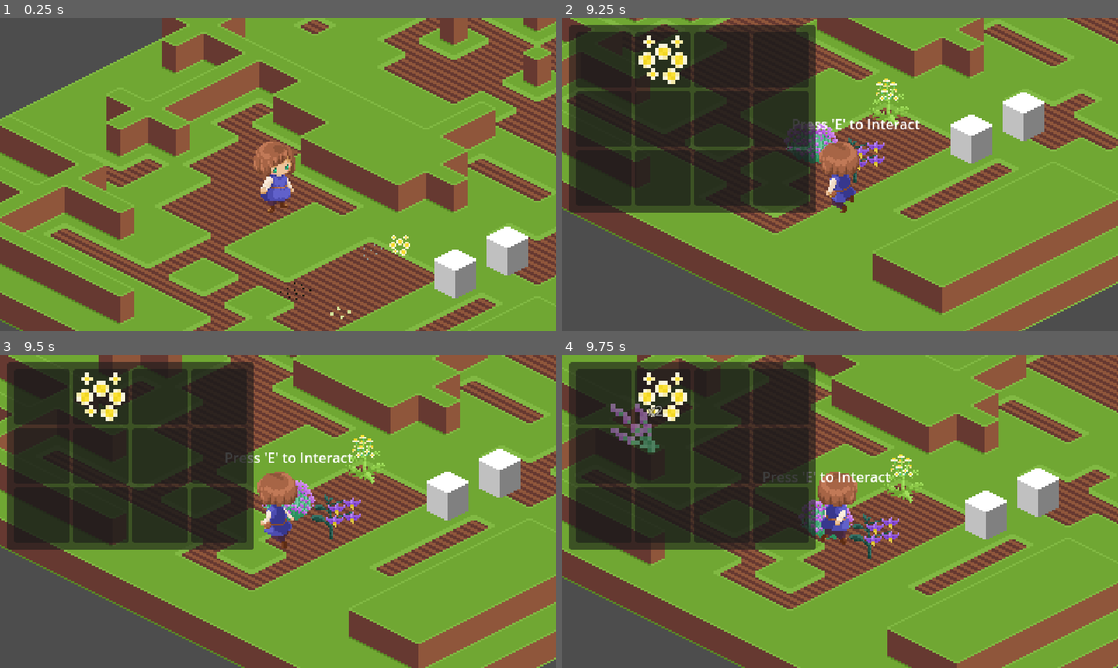
Above: before the commit, frames 1-4 (two rows, left to right).
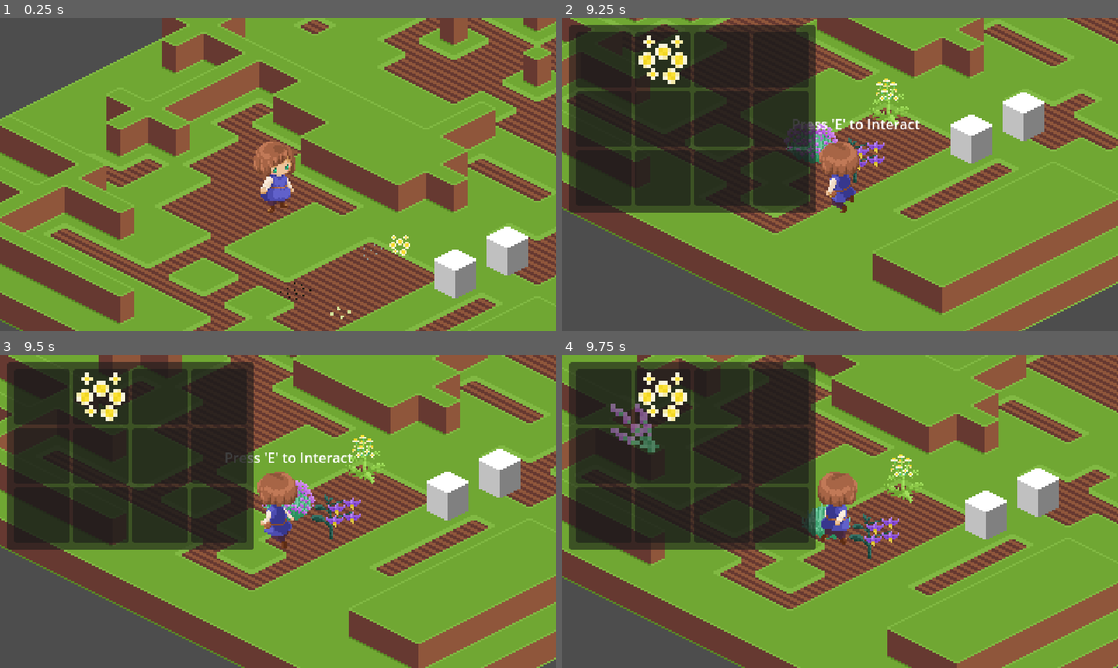
Above: after the commit, the same moments.

Repository: ForrestGD/Isometric_Tile_Project
Game: Godot game, scene res://scenes/main/main.tscn
Same seed, same stepped clock (60 frames per second), same inputs: the game is played once before the commit and once after it. This scene is started directly instead of the project's main scene.
Inputs (mouse positions are in pixels of both pictures, inside the frame that each line leads up to):
- Up to frame 1 (0.25 s): no input
- Up to frame 2 (9.25 s): tap Enter at 0.5 s; move the mouse to (1067, 277) at 0.52 s; hold Right (ui_right) 0.53-1.28 s; hold E (interact) 0.53-1.28 s; click (1067, 277) at 0.67 s; move the mouse to (906, 246) at 1.27 s; hold Down (ui_down) 1.28-2.03 s; tap E (interact) every 1.5 s from 1.35 to 8.85 s; click (906, 246) at 1.42 s; move the mouse to (928, 149) at 2.02 s; hold Right (ui_right) 2.03-2.78 s; hold E (interact) 2.03-2.78 s; click (928, 149) at 2.17 s; move the mouse to (745, 133) at 2.77 s; hold Up (ui_up) 2.78-3.53 s; click (745, 133) at 2.92 s; move the mouse to (673, 215) at 3.52 s; hold E (interact) 3.53-4.28 s; hold Left (ui_left) 3.53-5.03 s; click (673, 215) at 3.67 s; tap I (toggle_inventory) at 4.15 s; move the mouse to (606, 58) at 4.27 s; click (606, 58) at 4.42 s; hold Down (ui_down) 5.03-5.78 s; hold E (interact) 5.03-5.78 s; click (606, 58) at 5.17 s; hold Right (ui_right) 5.78-6.53 s; click (606, 58) at 5.92 s; move the mouse to (662, 58) at 6.52 s; hold Up (ui_up) 6.53-7.28 s; hold E (interact) 6.53-7.28 s; click (662, 58) at 6.67 s; move the mouse to (606, 58) at 7.27 s; hold Right (ui_right) 7.28-8.03 s; click (606, 58) at 7.42 s; move the mouse to (662, 58) at 8.02 s; hold Down (ui_down) 8.03-8.78 s; hold E (interact) 8.03-8.78 s; click (662, 58) at 8.17 s; hold Left (ui_left) from 8.78 s (still down); click (662, 58) at 8.92 s
- Up to frame 3 (9.5 s): keep holding Left (ui_left)
- Up to frame 4 (9.75 s): tap E (interact) at 9.5 s; move the mouse to (606, 395) at 9.52 s; release Left (ui_left) at 9.53 s; hold Up (ui_up) from 9.53 s (still down); hold E (interact) from 9.53 s (still down); click (606, 395) at 9.67 s

Frames 1-3 are identical in both runs. In frame 4, 0.5% of the frame differs, in the area x 15-60%, y 16-57%.

Commit message:
Added transition conditions to plant system

Diff:
--- a/objects/inventory/inventory_data.gd
+++ b/objects/inventory/inventory_data.gd
@@ -45,7 +45,7 @@
 		if socket_data[index] and socket_data[index].can_merge_with_other(data):
 			socket_data[index].merge_with_other(data)
 			inventory_updated.emit(self)
-			print("there are now {0} items in the stack".format([socket_data[index].quantity]))
+			# print("there are now {0} items in the stack".format([socket_data[index].quantity]))
 			return true
 	for index in socket_data.size():
 		if not socket_data[index]:
--- a/objects/inventory/socket_data.gd
+++ b/objects/inventory/socket_data.gd
@@ -15,7 +15,7 @@
         and quantity + other_socket_data.quantity <= item.maximum_quantity
 
 func merge_with_other(other_socket_data: SocketData) -> void:
-    print("{0} items in this stack, {1} items in other stack, total of {2} items}".format([quantity, other_socket_data.quantity, quantity + other_socket_data.quantity]))
+    # print("{0} items in this stack, {1} items in other stack, total of {2} items}".format([quantity, other_socket_data.quantity, quantity + other_socket_data.quantity]))
     quantity += other_socket_data.quantity
 
 func create_single_socket_data() -> SocketData:
--- a/objects/plants/plant.gd
+++ b/objects/plants/plant.gd
@@ -8,10 +8,13 @@
 
 var current_stage_index: int = 0
 var current_age: float = 0.0
+var interacted: bool = false
 static var group_name: String = "plant_group"
 
 func update_plant() -> void:
 	interactable.enabled = plant_data.stage_list[current_stage_index].interactable
+	if interacted:
+		interacted = false
 	sprite.region_rect = Rect2( \
 		plant_data.sprite_size.x * current_stage_index \
 		, 0 \
@@ -30,18 +33,35 @@
 		add_to_group(group_name)
 		interactable.interacted.connect(_plant_interact)
 
+func _plant_interact(_root: Node, _interactor: Interactor) -> void:
+	var current_stage: StageData = plant_data.stage_list[current_stage_index]
+	if interactable.enabled and current_stage.item and !interacted:
+		interacted = true
+		pickup_dropper.drop_item(current_stage.item, 1, self.position)
+
+
 func _physics_process(delta: float) -> void:
 	current_age += delta
 	var transitions_list: Array[TransitionData] = plant_data.get_transitions_from_stage(current_stage_index)
-	if transitions_list.size() >= 0:
+	if transitions_list.size() > 0:
 		for transition in transitions_list:
-			if current_age >= transition.time:
-				current_age -= transition.time
-				current_stage_index = transition.to_stage_index
-				update_plant()
-				break
+			if current_age >= transition.time and _evaluate_preconditions(transition):
+				if transition.to_stage_index == -1:
+					queue_free()
+					break
+				else:
+					current_age = 0
+					current_stage_index = transition.to_stage_index
+					update_plant()
+					break
 
-func _plant_interact(_root: Node, _interactor: Interactor) -> void:
-	var current_stage: StageData = plant_data.stage_list[current_stage_index]
-	if interactable.enabled and current_stage.item:
-		pickup_dropper.drop_item(current_stage.item, 1, self.position)
+func _evaluate_preconditions(transition: TransitionData) -> bool:
+	var context := TransitionData.CONDITION
+	match[transition.precondition]:
+		[context.NONE]:
+			return true
+		[context.ON_HARVEST]:
+			return interacted
+		[context.DAY_ONLY or context.NIGHT_ONLY]:
+			return true
+	return false
--- a/objects/plants/plant_types/chamomile_data.tres
+++ b/objects/plants/plant_types/chamomile_data.tres
@@ -11,6 +11,7 @@
 from_stage_index = 0
 to_stage_index = 1
 time = 1.0
+precondition = 0
 metadata/_custom_type_script = "uid://dvthsg0k82n15"
 
 [sub_resource type="Resource" id="Resource_66i58"]
@@ -18,6 +19,7 @@
 from_stage_index = 1
 to_stage_index = 2
 time = 1.0
+precondition = 0
 metadata/_custom_type_script = "uid://dvthsg0k82n15"
 
 [sub_resource type="Resource" id="Resource_47slv"]
@@ -25,6 +27,7 @@
 from_stage_index = 2
 to_stage_index = 3
 time = 1.0
+precondition = 0
 metadata/_custom_type_script = "uid://dvthsg0k82n15"
 
 [sub_resource type="Resource" id="Resource_2i3qu"]
@@ -32,6 +35,7 @@
 from_stage_index = 3
 to_stage_index = 4
 time = 1.0
+precondition = 0
 metadata/_custom_type_script = "uid://dvthsg0k82n15"
 
 [sub_resource type="Resource" id="Resource_fsr1c"]
@@ -39,6 +43,7 @@
 from_stage_index = 4
 to_stage_index = 5
 time = 1.0
+precondition = 0
 metadata/_custom_type_script = "uid://dvthsg0k82n15"
 
 [sub_resource type="Resource" id="Resource_h6mol"]
@@ -46,6 +51,15 @@
 from_stage_index = 5
 to_stage_index = 6
 time = 1.0
+precondition = 0
+metadata/_custom_type_script = "uid://dvthsg0k82n15"
+
+[sub_resource type="Resource" id="Resource_dumoe"]
+script = ExtResource("1_hs4e1")
+from_stage_index = 6
+to_stage_index = -1
+time = 0.0
+precondition = 1
 metadata/_custom_type_script = "uid://dvthsg0k82n15"
 
 [sub_resource type="Resource" id="Resource_4cew1"]
@@ -89,5 +103,5 @@
 sprite = ExtResource("3_ysedg")
 sprite_size = Vector2i(32, 32)
 stage_list = Array[ExtResource("4_nc6jg")]([SubResource("Resource_4cew1"), SubResource("Resource_ttjy0"), SubResource("Resource_y50yw"), SubResource("Resource_1cg5g"), SubResource("Resource_0sg0u"), SubResource("Resource_qlge7"), SubResource("Resource_0lfo2")])
-edge_list = Array[ExtResource("1_hs4e1")]([SubResource("Resource_7m1ir"), SubResource("Resource_66i58"), SubResource("Resource_47slv"), SubResource("Resource_2i3qu"), SubResource("Resource_fsr1c"), SubResource("Resource_h6mol")])
+edge_list = Array[ExtResource("1_hs4e1")]([SubResource("Resource_7m1ir"), SubResource("Resource_66i58"), SubResource("Resource_47slv"), SubResource("Resource_2i3qu"), SubResource("Resource_fsr1c"), SubResource("Resource_h6mol"), SubResource("Resource_dumoe")])
 metadata/_custom_type_script = "uid://c526tsy65chgj"
--- a/objects/plants/plant_types/lavender_data.tres
+++ b/objects/plants/plant_types/lavender_data.tres
@@ -11,6 +11,7 @@
 from_stage_index = 0
 to_stage_index = 1
 time = 1.0
+precondition = 0
 metadata/_custom_type_script = "uid://dvthsg0k82n15"
 
 [sub_resource type="Resource" id="Resource_rf0wg"]
@@ -18,6 +19,7 @@
 from_stage_index = 1
 to_stage_index = 2
 time = 1.0
+precondition = 0
 metadata/_custom_type_script = "uid://dvthsg0k82n15"
 
 [sub_resource type="Resource" id="Resource_1suxr"]
@@ -25,6 +27,7 @@
 from_stage_index = 2
 to_stage_index = 3
 time = 1.0
+precondition = 0
 metadata/_custom_type_script = "uid://dvthsg0k82n15"
 
 [sub_resource type="Resource" id="Resource_0y63b"]
@@ -32,6 +35,7 @@
 from_stage_index = 3
 to_stage_index = 4
 time = 1.0
+precondition = 0
 metadata/_custom_type_script = "uid://dvthsg0k82n15"
 
 [sub_resource type="Resource" id="Resource_x3gh6"]
@@ -39,6 +43,7 @@
 from_stage_index = 4
 to_stage_index = 5
 time = 1.0
+precondition = 0
 metadata/_custom_type_script = "uid://dvthsg0k82n15"
 
 [sub_resource type="Resource" id="Resource_wtt51"]
@@ -46,13 +51,15 @@
 from_stage_index = 5
 to_stage_index = 6
 time = 1.0
+precondition = 0
 metadata/_custom_type_script = "uid://dvthsg0k82n15"
 
 [sub_resource type="Resource" id="Resource_rau7o"]
 script = ExtResource("1_uhoqb")
 from_stage_index = 6
 to_stage_index = 4
-time = 4.0
+time = 0.0
+precondition = 1
 metadata/_custom_type_script = "uid://dvthsg0k82n15"
 
 [sub_resource type="Resource" id="Resource_ni21t"]
--- a/objects/plants/plant_types/nightshade_data.tres
+++ b/objects/plants/plant_types/nightshade_data.tres
@@ -11,6 +11,7 @@
 from_stage_index = 0
 to_stage_index = 1
 time = 1.0
+precondition = 0
 metadata/_custom_type_script = "uid://dvthsg0k82n15"
 
 [sub_resource type="Resource" id="Resource_28wny"]
@@ -18,6 +19,7 @@
 from_stage_index = 1
 to_stage_index = 2
 time = 1.0
+precondition = 0
 metadata/_custom_type_script = "uid://dvthsg0k82n15"
 
 [sub_resource type="Resource" id="Resource_8leef"]
@@ -25,6 +27,7 @@
 from_stage_index = 2
 to_stage_index = 3
 time = 1.0
+precondition = 0
 metadata/_custom_type_script = "uid://dvthsg0k82n15"
 
 [sub_resource type="Resource" id="Resource_efmvp"]
@@ -32,6 +35,7 @@
 from_stage_index = 3
 to_stage_index = 4
 time = 1.0
+precondition = 0
 metadata/_custom_type_script = "uid://dvthsg0k82n15"
 
 [sub_resource type="Resource" id="Resource_j1r1l"]
@@ -39,6 +43,7 @@
 from_stage_index = 4
 to_stage_index = 5
 time = 1.0
+precondition = 0
 metadata/_custom_type_script = "uid://dvthsg0k82n15"
 
 [sub_resource type="Resource" id="Resource_kkh1x"]
@@ -46,6 +51,7 @@
 from_stage_index = 5
 to_stage_index = 6
 time = 1.0
+precondition = 0
 metadata/_custom_type_script = "uid://dvthsg0k82n15"
 
 [sub_resource type="Resource" id="Resource_bw8pv"]
@@ -53,6 +59,7 @@
 from_stage_index = 6
 to_stage_index = 7
 time = 1.0
+precondition = 0
 metadata/_custom_type_script = "uid://dvthsg0k82n15"
 
 [sub_resource type="Resource" id="Resource_fwh7n"]
@@ -60,13 +67,15 @@
 from_stage_index = 7
 to_stage_index = 8
 time = 1.0
+precondition = 0
 metadata/_custom_type_script = "uid://dvthsg0k82n15"
 
 [sub_resource type="Resource" id="Resource_curak"]
 script = ExtResource("1_qnrdl")
 from_stage_index = 8
 to_stage_index = 5
-time = 4.0
+time = 0.0
+precondition = 1
 metadata/_custom_type_script = "uid://dvthsg0k82n15"
 
 [sub_resource type="Resource" id="Resource_lmakh"]
--- a/objects/plants/transition_data.gd
+++ b/objects/plants/transition_data.gd
@@ -1,6 +1,14 @@
 extends Resource
 class_name TransitionData
 
+enum CONDITION{
+    NONE,
+    ON_HARVEST,
+    DAY_ONLY,
+    NIGHT_ONLY
+}
+
 @export var from_stage_index: int = 0
-@export var to_stage_index: int = 0
+@export var to_stage_index: int = -1
 @export var time: float = 1.0
+@export var precondition: CONDITION = CONDITION.NONE
Not shown: 1 places in objects/plants/plant_types/chamomile_data.tres that only renumber resources
